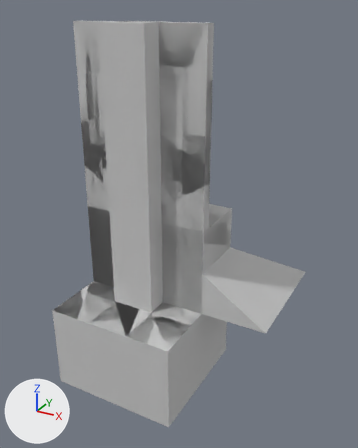
What one commit did to the FBX model Assets/EditorPlugins/CreVox/Model/LevelPieces/LevelPieces.FBX.
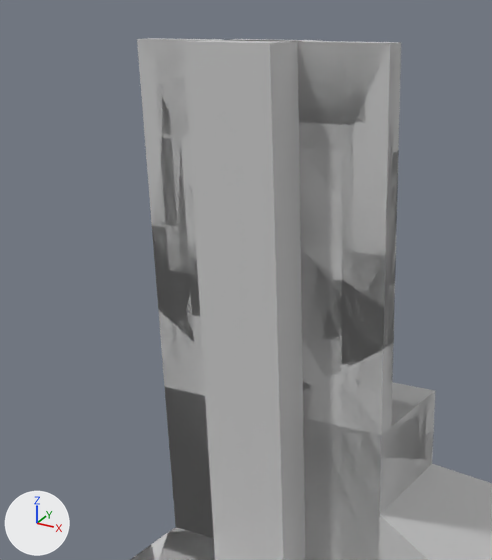
Each version appears first whole from a 50 mm lens placed at (5.55, -8.42, 6.27), pointed at (0.62, 0.57, 1.78), and next in a close-up on the part from 0% to 73% of the width and 0% to 67% of the height. The lights are fixed; the arrows at lower left show +X, +Y and +Z. Where no turn or scale is listed for an object, it has been applied to the vertices.

Names of what the first close-up shows: 'Door', 'Fence_StairL', 'Fence_StairR', 'Stair', 'StairCorner', 'Voxel', 'Wall', 'WallCorner', 'WallHalf', 'WallSeprator', 'WindowX1.0', 'WindowX2.0'.
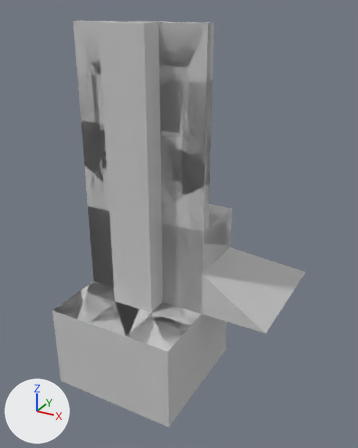
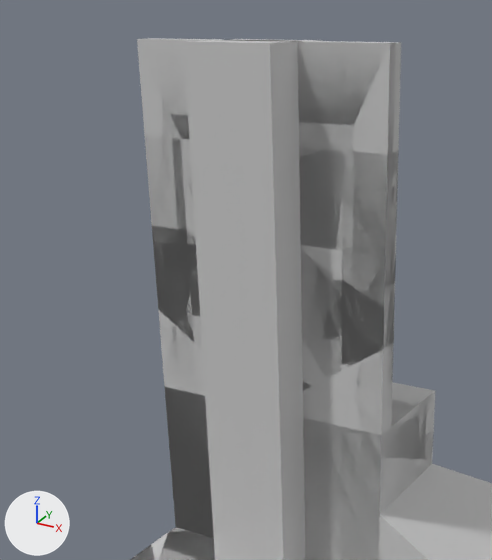
Boxes [x1, y1, x2, y2] around the edits, measured in the close-ups (492 x 560 px):
'WindowX2.0', reshaped: before [141, 39, 401, 435]; after [145, 46, 401, 434]
part 1 of me_mesh_009, cut back: before [141, 39, 395, 256]; after [145, 46, 395, 256]

The change, as a diff of the scene's bpy script:
```diff
--- a/Assets/EditorPlugins/CreVox/Model/LevelPieces/LevelPieces.FBX.py
+++ b/Assets/EditorPlugins/CreVox/Model/LevelPieces/LevelPieces.FBX.py
@@ me_mesh_009 @@
 # used by ob_windowx2_0; location = (0.0, 0.0, 0.0)
-me_mesh_009.from_pydata(...)  # 140 vertices, 284 faces; spans x -1.5..1.5, y 0.0..0.25, z 0.0..6.0
+me_mesh_009.from_pydata(...)  # 100 vertices, 200 faces; spans x -1.5..1.5, y 0.0..0.25, z 0.0..6.0
+# me_mesh_009 part 1
+# 40 vertices are removed from x -1.13..1.12, y 0.0..0.25, z 4.37..5.62
+# 102 faces are deleted
+# 18 new faces join them
 me_mesh_009.materials.append(mat_mat_piece)
```
